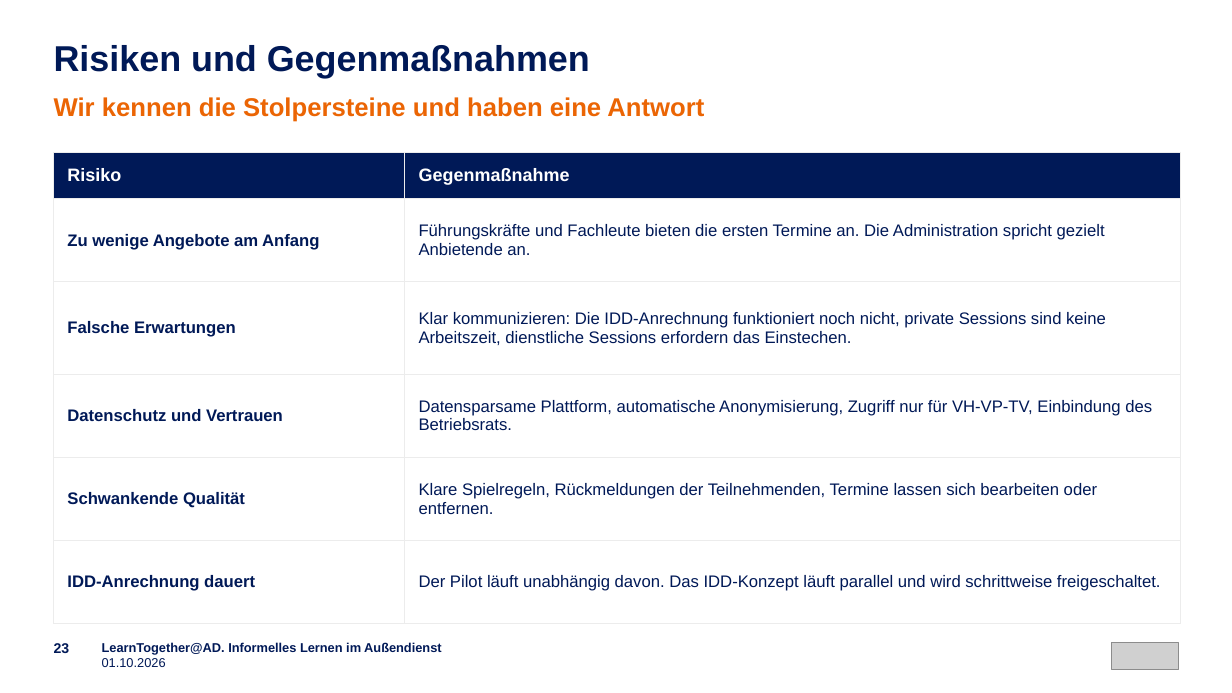
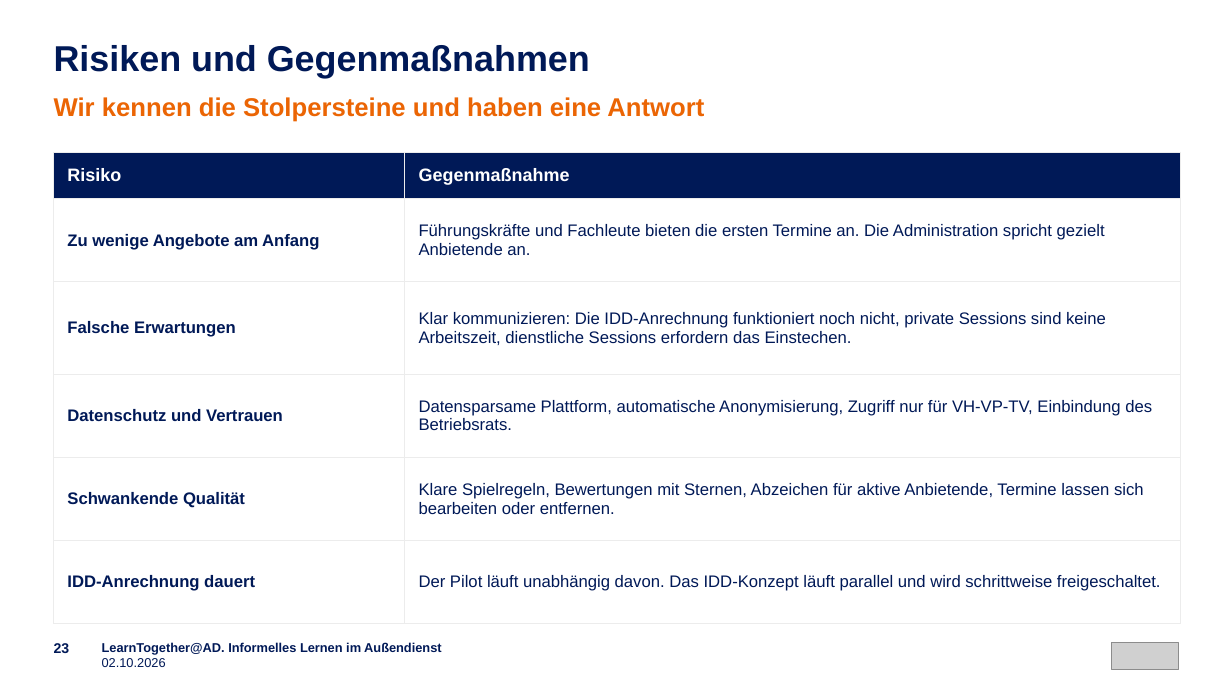
Before and after one commit to emplush/ruv_learntogether, a slide deck: slide 23 of docs/LearnTogether-AD_Praesentation.pptx. Drawn at 1232x693 pixels with LibreOffice and Linux fonts; fonts in the diff are those of the drawing; grey boxes stand for pictures. Boxes give left, top, right and bottom in pixels: in the first picture for what was removed or moved away, otherwise in the second. Text is boxed around its words. In the diff, an @@ line names an element or a change of style, - is before the commit and + after.

```diff
--- a/docs/LearnTogether-AD_Praesentation.pptx
+++ b/docs/LearnTogether-AD_Praesentation.pptx
@@ table at [54,152,1181,595] @@
-row 5, column 2: Klare Spielregeln, Rückmeldungen der Teilnehmenden, Termine lassen sich bearbeiten oder entfernen.
+row 5, column 2: Klare Spielregeln, Bewertungen mit Sternen, Abzeichen für aktive Anbietende, Termine lassen sich bearbeiten oder entfernen.
@@ text at [102,658,166,667]: text changed @@
-01.10.2026
+02.10.2026
```
Also in this commit, not shown: 26 other slides changed.
